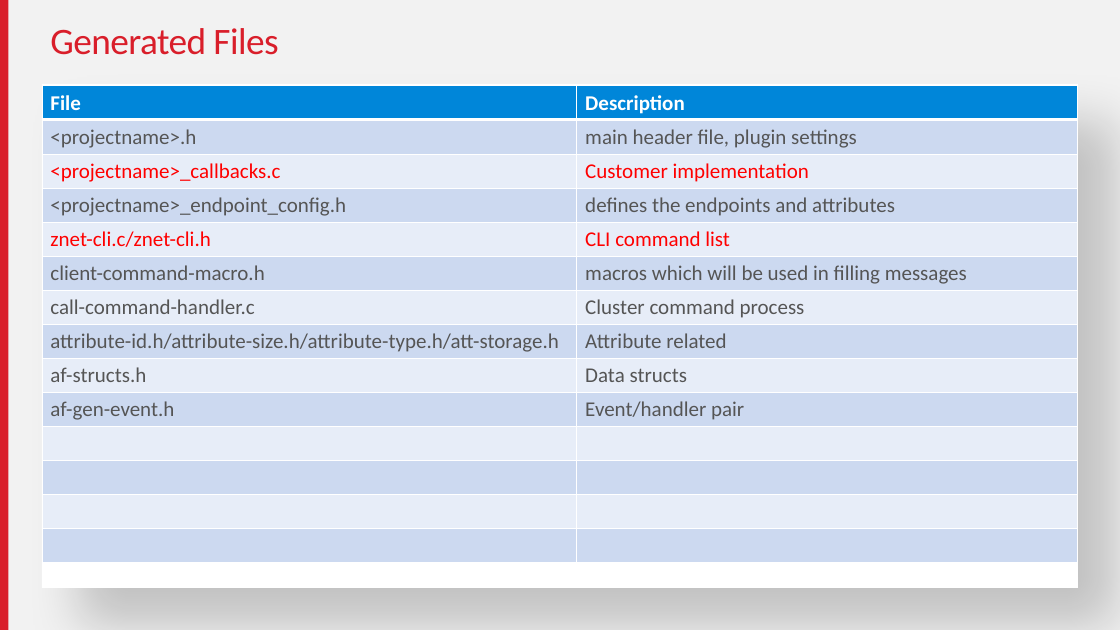
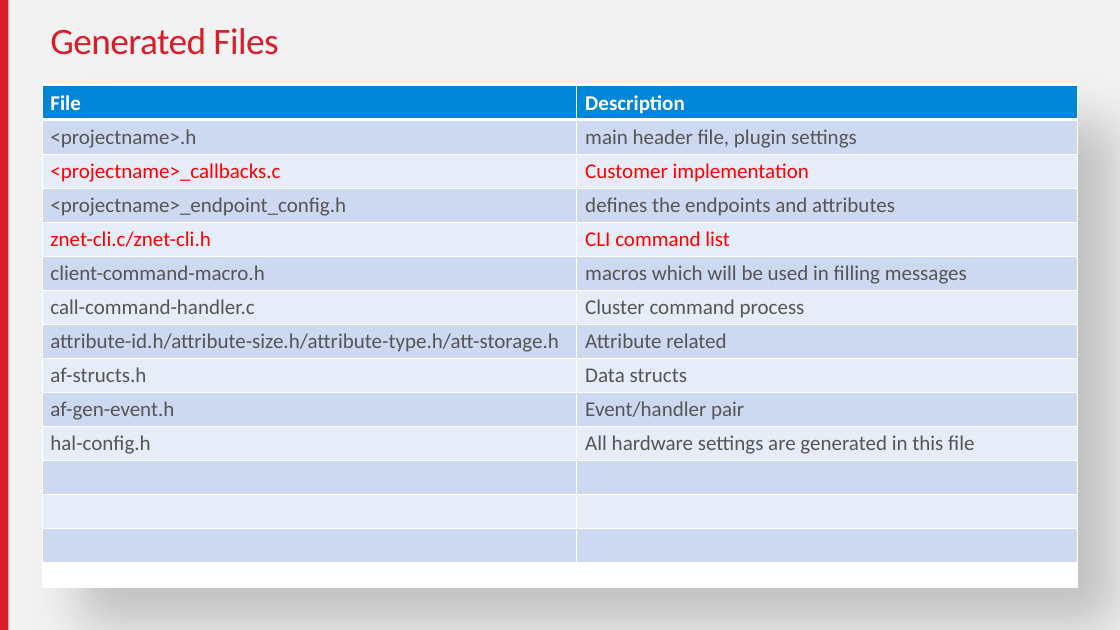
Before and after one commit to MarkDing/IoT-Developer-Boot-Camp-Wiki, a slide deck: slide 25 of files/ZB-2019Q4-ZMGC-Training/source/EmberZnet-and-WSTK.pptx. Drawn at 1120x630 pixels with LibreOffice and Linux fonts; fonts in the diff are those of the drawing. Boxes give left, top, right and bottom in pixels: in the first picture for what was removed or moved away, otherwise in the second. Text is boxed around its words. In the diff, an @@ line names an element or a change of style, - is before the commit and + after.

```diff
--- a/files/ZB-2019Q4-ZMGC-Training/source/EmberZnet-and-WSTK.pptx
+++ b/files/ZB-2019Q4-ZMGC-Training/source/EmberZnet-and-WSTK.pptx
@@ table at bbox=[42, 86, 1079, 563] @@
+row 11: hal-config.h | All hardware settings are generated in this file
-row 14:  | 
```
Also in this commit, not shown: 8 other slides changed, 1 slide added, 1 slide removed, 58 other files.
